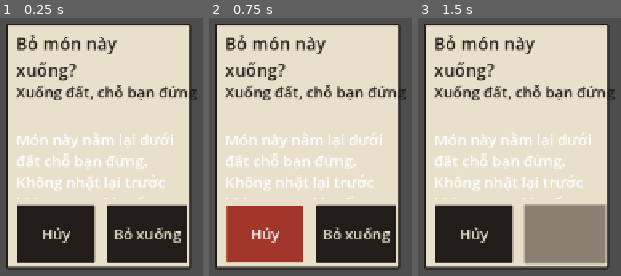
Above: before the commit, frames 1-3 (left to right).
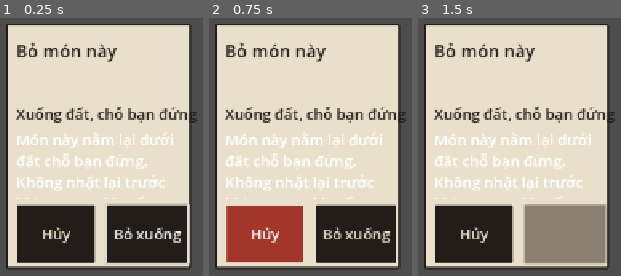
Above: after the commit, the same moments.

Repository: hieuphung41/game-shit
Game: Godot game, scene res://src/ui/confirm/inventory_confirm_panel.tscn
Two runs of this game, one before a commit and one after it. Both use one fixed random seed, a clock stepped at 60 frames per second and the inputs below. This scene is started directly instead of the project's main scene.
Inputs:
- Up to frame 1 (0.25 s): no input
- Up to frame 2 (0.75 s): click "Hủy" at 0.5 s
- Up to frame 3 (1.5 s): click "Bỏ xuống" at 1.25 s

The runs differ from the first frame. In frame 1, 8.0% of the frame differs, in the area x 7-98%, y 6-96%; in frame 2, 7.3%; in frame 3, 7.3%.

Commit message:
WIP TASK-20261107-100 (blocked) — not reviewed

Diff:
--- a/game/src/ui/confirm/inventory_confirm_panel.gd
+++ b/game/src/ui/confirm/inventory_confirm_panel.gd
@@ -71,22 +71,25 @@
 	var title_key: StringName = &"INVENTORY_CONFIRM_WITHDRAW_TITLE" if is_withdraw else &"INVENTORY_CONFIRM_DROP_TITLE"
 	var title := _label("Title", title_key, 28)
 	title.position = Vector2(16, 12)
-	title.size = Vector2(264, 40)
+	# O5i reserves y=196..260 for a two-line localized confirmation question.
+	title.size = Vector2(264, 64)
 	title.autowrap_mode = TextServer.AUTOWRAP_WORD_SMART
+	title.clip_text = true
 	panel.add_child(title)
 	var item_row := _static_label("ItemRow", _item_text(), 24)
-	item_row.position = Vector2(16, 56)
-	item_row.size = Vector2(264, 32)
+	item_row.position = Vector2(16, 80)
+	item_row.size = Vector2(264, 40)
 	item_row.autowrap_mode = TextServer.AUTOWRAP_WORD_SMART
+	item_row.clip_text = true
 	panel.add_child(item_row)
 	var target := _static_label("TargetRow", _target_text(is_withdraw), 24)
-	target.position = Vector2(16, 92)
-	target.size = Vector2(264, 32)
+	target.position = Vector2(16, 124)
+	target.size = Vector2(264, 40)
 	panel.add_child(target)
 	if is_withdraw:
 		var seal_change := _static_label("SealChange", _seal_change_text(), 24)
-		seal_change.position = Vector2(16, 128)
-		seal_change.size = Vector2(264, 32)
+		seal_change.position = Vector2(16, 144)
+		seal_change.size = Vector2(264, 20)
 		panel.add_child(seal_change)
 	var body_key := _body_key(is_withdraw)
 	var body := _body_label("Body", body_key, 24)
@@ -103,6 +106,9 @@
 	accept_button.pressed.connect(confirm)
 	panel.add_child(accept_button)
 	_opened_at_msec = Time.get_ticks_msec()
+	# O5i can open from a grid touch, which leaves focus on the dock beneath it.
+	# Defer until this control is in the viewport so ui_accept always targets O5i.
+	accept_button.call_deferred("grab_focus")
 
 
 func _body_key(is_withdraw: bool) -> StringName:
--- a/game/tests/unit/test_ui_notary_s04.gd
+++ b/game/tests/unit/test_ui_notary_s04.gd
@@ -35,6 +35,12 @@
 	t.eq((withdraw_source_cell.get_node("PendingSourceCue") as Label).text, "🔓", "withdraw source shows the unlock cue above its item button")
 	var withdraw_target := panel._confirmation.get_node("InventoryConfirmPanel/TargetRow") as Label
 	t.eq(withdraw_target.text, tr("INVENTORY_CONFIRM_TARGET_BACKPACK_ANCHOR").format({"column": 1, "row": 1}), "withdraw O5i names the selected backpack anchor")
+	var confirm_panel := panel._confirmation.get_node("InventoryConfirmPanel") as Control
+	var title := confirm_panel.get_node("Title") as Label
+	var item_row := confirm_panel.get_node("ItemRow") as Label
+	t.eq(title.get_global_rect(), Rect2(328, 196, 264, 64), "O5i title reserves two localized lines at the specified rect")
+	t.eq(item_row.get_global_rect(), Rect2(328, 264, 264, 40), "O5i item row starts below the title at the specified rect")
+	t.eq(withdraw_target.get_global_rect(), Rect2(328, 308, 264, 40), "O5i target row starts at the specified rect")
 	var withdraw_body := panel._confirmation.get_node("InventoryConfirmPanel/Body") as Control
 	t.eq(withdraw_body.get_global_rect(), Rect2(328, 352, 264, 112), "withdraw O5i reserves the required complete consequence-copy region")
 	t.eq(inventory.snapshot(), before, "opening O5i keeps the fixture snapshot")
@@ -202,9 +208,23 @@
 	var manifest := inventory.notary_box.items[2] as ItemInstance
 	panel._on_item_pressed(remedy.uid)
 	var before_direct_target := inventory.snapshot()
-	var direct_target := panel.release_cell(RetrieverInventory.BACKPACK, Vector2i(0, 0))
-	t.ok(direct_target.ok, "a direct valid backpack target previews the selected sealed item")
-	t.ok(panel._confirmation != null, "a direct valid backpack target opens O5i without pressing Withdraw")
+	var backpack := panel.get_node("LootGridPanel/Backpack") as InventoryGridWidget
+	var direct_anchor := Vector2i(0, 0)
+	var direct_backpack_cell := backpack.get_node("Cell_0_0") as Control
+	var press := InputEventScreenTouch.new()
+	press.index = 0
+	press.position = direct_backpack_cell.get_global_rect().get_center()
+	press.pressed = true
+	backpack._on_cell_gui_input(press, direct_anchor)
+	var release := InputEventScreenTouch.new()
+	release.index = 0
+	release.position = press.position
+	release.pressed = false
+	backpack._on_cell_gui_input(release, direct_anchor)
+	await t.tree.process_frame
+	t.ok(backpack.touch_preview_ok, "a direct backpack touch previews the selected sealed item")
+	t.eq(backpack.touch_preview_cells, [Vector2i(0, 0), Vector2i(0, 1)], "the direct touch preserves the pending withdraw footprint at its anchor")
+	t.ok(panel._confirmation != null, "a direct valid backpack touch opens O5i without pressing Withdraw")
 	t.eq(inventory.snapshot(), before_direct_target, "a direct target preview keeps the inventory snapshot unchanged")
 	await t.tree.process_frame
 	var confirmation := panel._confirmation
@@ -239,11 +259,17 @@
 	var remedy := inventory.notary_box.items[1] as ItemInstance
 	panel._on_item_pressed(remedy.uid)
 	var before := inventory.snapshot()
-	t.ok(panel.release_cell(RetrieverInventory.BACKPACK, Vector2i(0, 0)).ok, "direct withdraw target opens O5i for input-guard coverage")
+	var backpack := panel.get_node("LootGridPanel/Backpack") as InventoryGridWidget
+	_tap_grid_cell(backpack, Vector2i(0, 0))
 	await t.tree.process_frame
 	var confirmation := panel._confirmation
+	t.ok(confirmation != null, "a grid touch opens O5i for input-guard coverage")
+	if confirmation == null:
+		panel.queue_free()
+		await t.tree.process_frame
+		return false
 	var accept := confirmation.get_node("InventoryConfirmPanel/AcceptButton") as Button
-	accept.grab_focus()
+	t.eq(t.tree.root.get_viewport().gui_get_focus_owner(), accept, "a grid-opened O5i gives initial focus to AcceptButton")
 	_push_action(t.tree.root.get_viewport(), &"ui_accept")
 	_push_cancel(t.tree.root.get_viewport())
 	await t.tree.process_frame
@@ -259,12 +285,16 @@
 	t.eq(inventory.snapshot(), before, "ui_cancel closes O5i without a withdraw mutation")
 	t.eq(withdrawals.size(), 0, "ui_cancel emits no withdraw confirmation")
 	panel.request_withdraw()
-	t.ok(panel.release_cell(RetrieverInventory.BACKPACK, Vector2i(0, 0)).ok, "Withdraw can be reopened after input-driven cancellation")
+	_tap_grid_cell(backpack, Vector2i(0, 0))
 	await t.tree.process_frame
 	confirmation = panel._confirmation
+	t.ok(confirmation != null, "a grid touch reopens Withdraw after input-driven cancellation")
+	if confirmation == null:
+		panel.queue_free()
+		await t.tree.process_frame
+		return false
 	accept = confirmation.get_node("InventoryConfirmPanel/AcceptButton") as Button
-	accept.grab_focus()
-	t.eq(t.tree.root.get_viewport().gui_get_focus_owner(), accept, "reopened O5i accepts input through its focused confirmation button")
+	t.eq(t.tree.root.get_viewport().gui_get_focus_owner(), accept, "reopened O5i accepts input through its initial confirmation focus")
 	confirmation._opened_at_msec = Time.get_ticks_msec() - 301
 	t.ok(not confirmation._input_guard_active(), "the O5i 0.3-second input guard expires before confirmation input")
 	_push_action(t.tree.root.get_viewport(), &"ui_accept")
@@ -369,6 +399,20 @@
 	viewport.push_input(event, true)
 
 
+func _tap_grid_cell(grid: InventoryGridWidget, anchor: Vector2i) -> void:
+	var cell := grid.get_node("Cell_%d_%d" % [anchor.x, anchor.y]) as Control
+	var press := InputEventScreenTouch.new()
+	press.index = 0
+	press.position = cell.get_global_rect().get_center()
+	press.pressed = true
+	grid._on_cell_gui_input(press, anchor)
+	var release := InputEventScreenTouch.new()
+	release.index = 0
+	release.position = press.position
+	release.pressed = false
+	grid._on_cell_gui_input(release, anchor)
+
+
 func _push_cancel(viewport: Viewport) -> void:
 	_push_action(viewport, &"ui_cancel")
 
